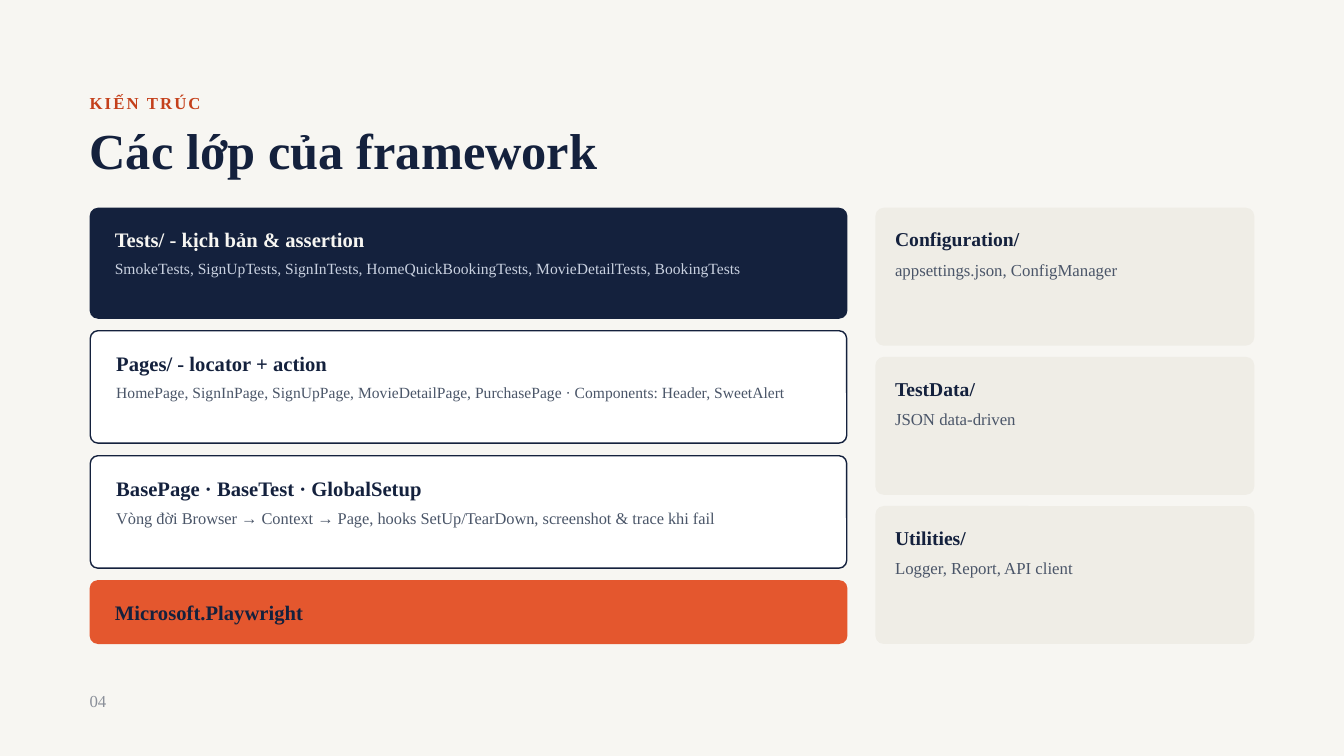
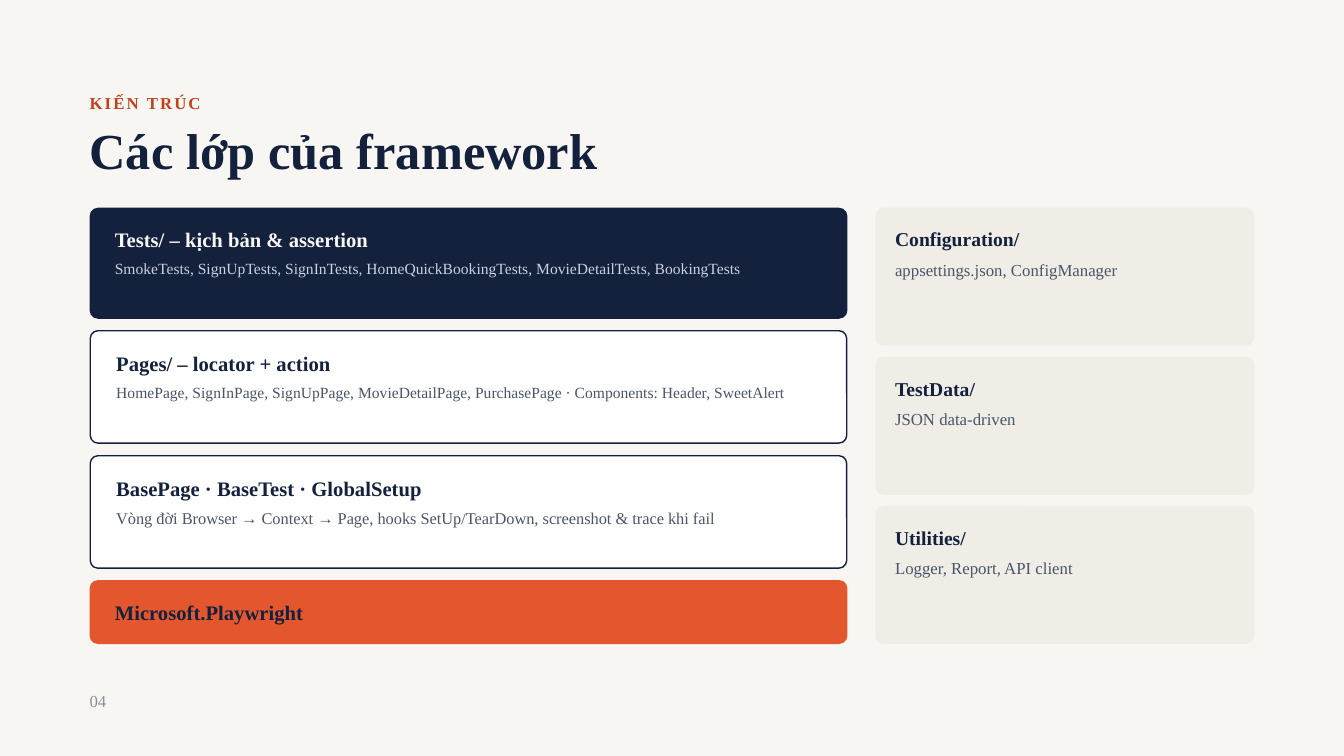
Before and after one commit to kh4nhNLK7068/CapstonePlaywrightTesting19, a slide deck: slide 4 of docs/Capstone Automation - Movie Booking.pptx. Drawn at 1344x756 pixels with LibreOffice and Linux fonts; fonts in the diff are those of the drawing. Boxes give left, top, right and bottom in pixels: in the first picture for what was removed or moved away, otherwise in the second. Text is boxed around its words. In the diff, an @@ line names an element or a change of style, - is before the commit and + after.

Commit message:
Add new test cases and KnownDefect category
- Updated `appsettings.json` to include test account credentials.
- Added `TC_BK_10` and `TC_BK_11` test cases in `BookingTests.cs`:
  - `TC_BK_10`: Tests booking multiple seats in one transaction.
  - `TC_BK_11`: Tests summary reset after booking (marked as KnownDefect).
- Introduced `KnownDefect` category in `TestCategories.cs` for tests of confirmed bugs.
- Updated `README.md`:
  - Reflected new test cases and KnownDefect category.
  - Documented `BUG-01` and `BUG-02` in the bug tracking section.
  - Added instructions for excluding KnownDefect tests during runs.
- Updated `TestCases.xlsx` and `Capstone Automation - Movie Booking.pptx` to reflect new test cases and bug details.

```diff
--- a/docs/Capstone Automation - Movie Booking.pptx
+++ b/docs/Capstone Automation - Movie Booking.pptx
@@ text at [115, 232, 368, 251]: text changed @@
-Tests/ - kịch bản & assertion
+Tests/ – kịch bản & assertion
@@ text at [116, 356, 330, 376]: text changed @@
-Pages/ - locator + action
+Pages/ – locator + action
```
Also in this commit, not shown: 9 other slides changed, 5 other files.
